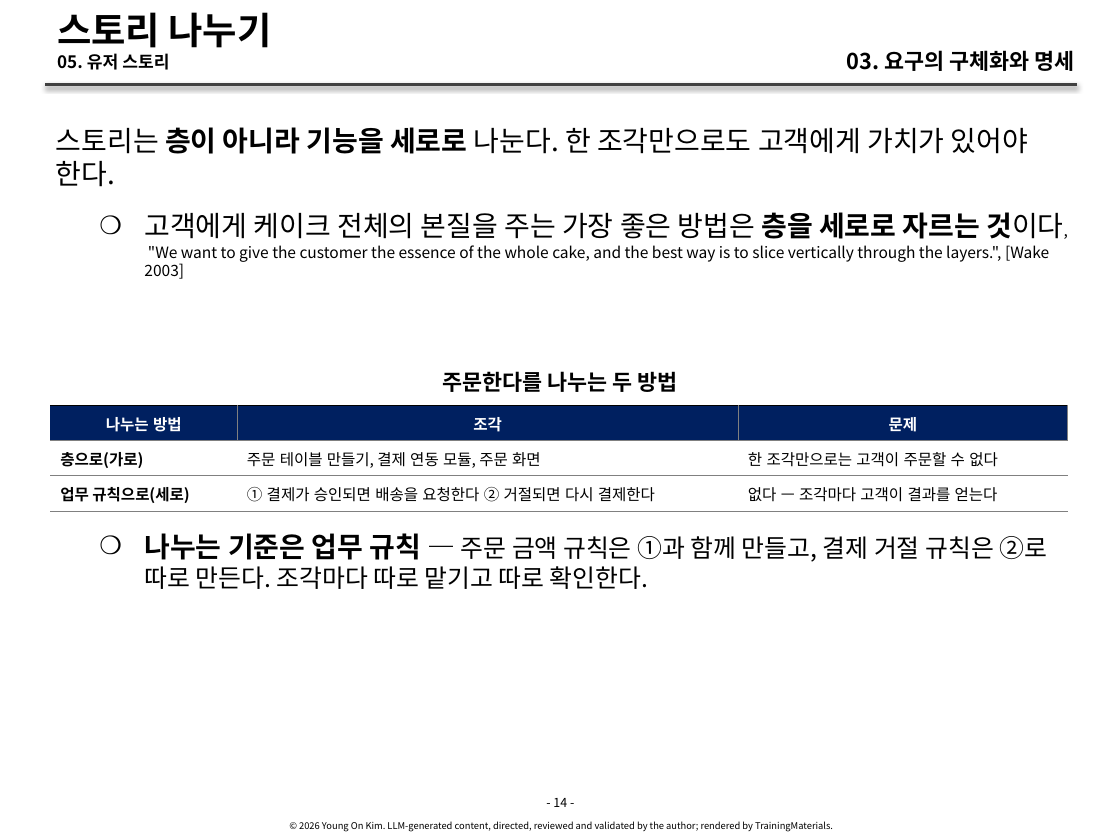
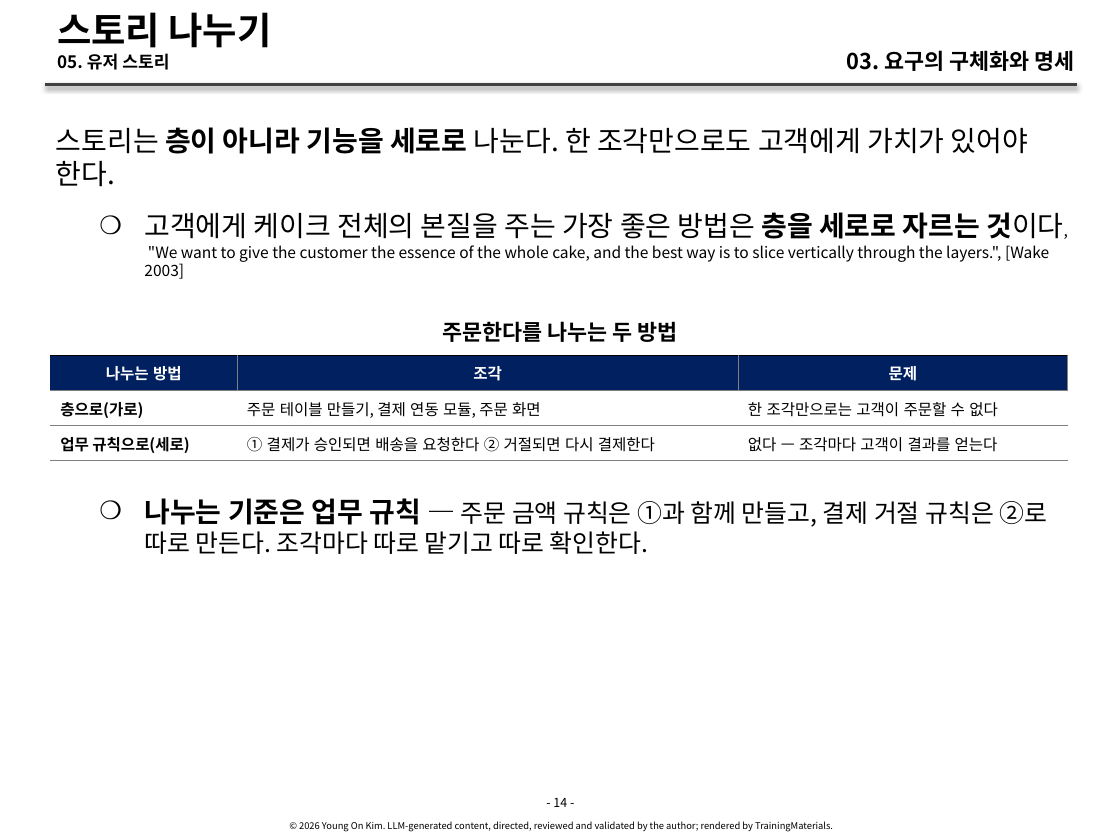
Before and after one commit to YoungSan77/TrainingMaterials, a slide deck: slide 14 of courses/ai-native/sessions/s03.pptx. Drawn at 1120x840 pixels with LibreOffice and Linux fonts; fonts in the diff are those of the drawing. Boxes give left, top, right and bottom in pixels: in the first picture for what was removed or moved away, otherwise in the second. Text is boxed around its words. In the diff, an @@ line names an element or a change of style, - is before the commit and + after.

```diff
--- a/courses/ai-native/sessions/s03.pptx
+++ b/courses/ai-native/sessions/s03.pptx
@@ text "주문한다를 나누는 두 방법" moved from (x1=442, y1=371, x2=677, y2=392) to (x1=442, y1=321, x2=677, y2=342) @@
@@ table resized from (x1=50, y1=405, x2=1067, y2=840) to (x1=50, y1=355, x2=1067, y2=830) @@
@@ text "나누는 기준은 업무 규칙 — ..." moved from (x1=144, y1=533, x2=1047, y2=589) to (x1=144, y1=498, x2=1047, y2=554) @@
```
Also in this commit, not shown: 27 other slides changed, 10 other files.
